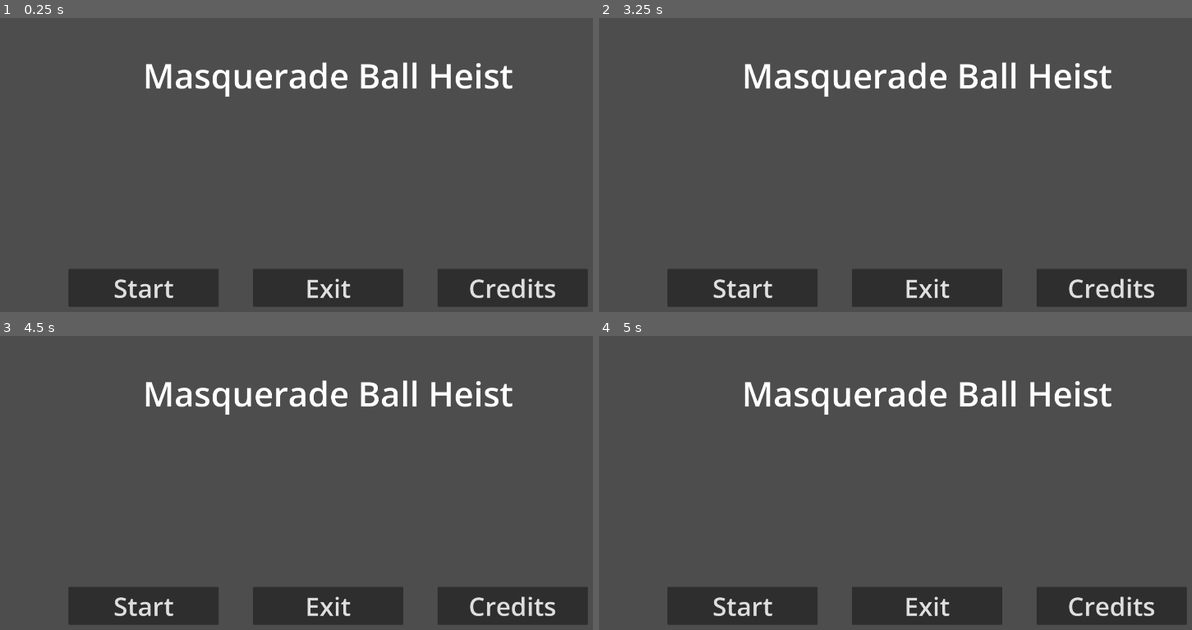
Above: before the commit, frames 1-4 (two rows, left to right).
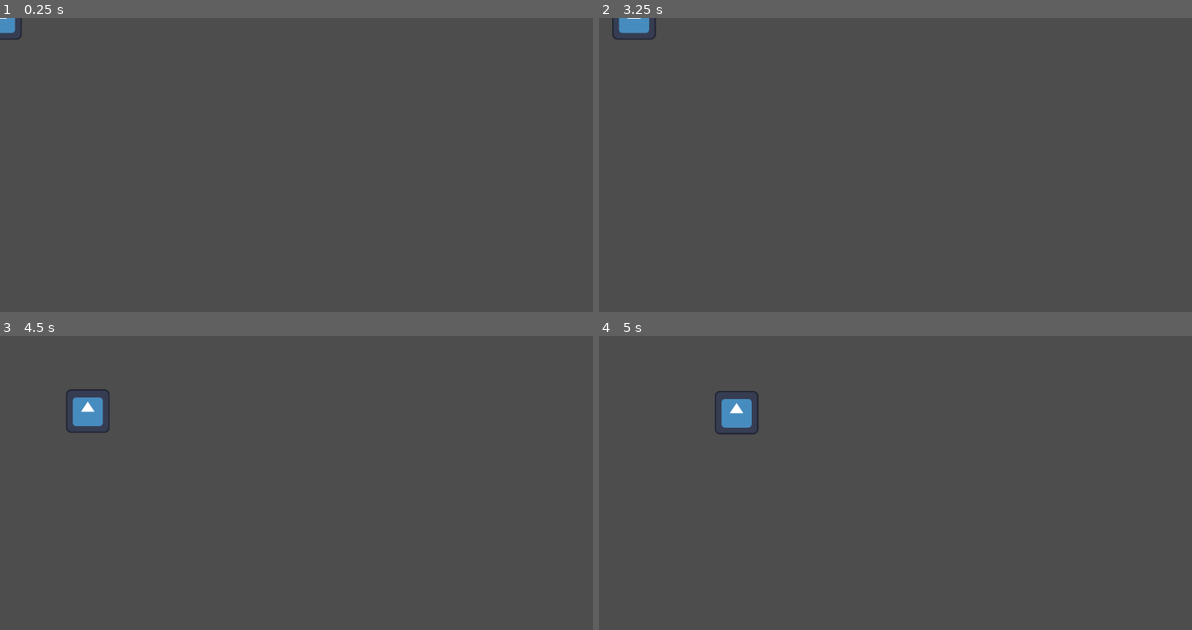
Above: after the commit, the same moments.

Repository: kscd/masquerade-ball-heist
Game: Godot game, scene res://scenes/main.tscn
Same seed, same stepped clock (60 frames per second), same inputs: the game is played once before the commit and once after it. Before the commit the project starts from res://scenes/main_menu/main.tscn. The engine's default icon, where the game draws it, is replaced by a stand-in: a white triangle on a blue panel in a dark square.
Inputs (mouse positions are in pixels of both pictures, inside the frame that each line leads up to):
- Up to frame 1 (0.25 s): no input
- Up to frame 2 (3.25 s): click (741, 288) at 0.5 s, where only the run before the commit has a clickable "Start"; click (741, 288) at 1.25 s, where only the run before the commit has a clickable "Start"; click (1108, 288) at 2 s, where only the run before the commit has a clickable "Credits"; move the mouse to (1073, 182) at 2.77 s; hold D (right) from 2.78 s (still down); click (1073, 182) at 2.92 s
- Up to frame 3 (4.5 s): move the mouse to (195, 538) at 3.52 s; release D (right) at 3.53 s; hold S (down) 3.53-4.28 s; move the mouse to (391, 438) at 4.27 s; hold D (right) from 4.28 s (still down)
- Up to frame 4 (5 s): keep holding D (right)

The runs differ from the first frame. In frame 1, 12% of the frame differs, in the area x 0-100%, y 0-99%; in frame 2, 12%; in frame 3, 12%, in the area x 11-100%, y 15-99%; in frame 4, 12%.

Commit message:
feat: rename and spearte test scene

Diff:
--- a/project.godot
+++ b/project.godot
@@ -24,6 +24,10 @@
 window/size/viewport_width=1920
 window/size/viewport_height=1080
 window/size/resizable=false
+
+[global_group]
+
+player="Group for playable characters"
 
 [input]
 
--- a/scenes/cursor.tscn
+++ b/scenes/hunter.tscn
@@ -1,6 +1,6 @@
 [gd_scene format=3 uid="uid://fgnq6frat0i3"]
 
-[ext_resource type="Script" uid="uid://ba70pn5axhi37" path="res://scripts/cursor-input.gd" id="1_1eco6"]
+[ext_resource type="Script" uid="uid://ba70pn5axhi37" path="res://scripts/seeker_controller.gd" id="1_1eco6"]
 
 [node name="Node2D" type="Node2D" unique_id=1225841198]
 script = ExtResource("1_1eco6")
--- /dev/null
+++ b/scenes/hunter_test.tscn
@@ -0,0 +1,10 @@
+[gd_scene format=3 uid="uid://brlp4h2vd5rjh"]
+
+[ext_resource type="PackedScene" uid="uid://fgnq6frat0i3" path="res://scenes/hunter.tscn" id="1_cqfk7"]
+[ext_resource type="PackedScene" uid="uid://c30c6v3tnaph1" path="res://scenes/player.tscn" id="2_jbkkj"]
+
+[node name="HunterTest" type="Node2D" unique_id=202520878]
+
+[node name="Node2D" parent="." unique_id=1225841198 instance=ExtResource("1_cqfk7")]
+
+[node name="Player" parent="." unique_id=637585576 instance=ExtResource("2_jbkkj")]
--- /dev/null
+++ b/scenes/main.tscn
@@ -0,0 +1,10 @@
+[gd_scene format=3 uid="uid://b7fhtexecjr7h"]
+
+[ext_resource type="PackedScene" uid="uid://c30c6v3tnaph1" path="res://scenes/player.tscn" id="1_o5qli"]
+[ext_resource type="PackedScene" uid="uid://fgnq6frat0i3" path="res://scenes/hunter.tscn" id="2_0wfyh"]
+
+[node name="Main" type="Node2D" unique_id=63234984]
+
+[node name="Player" parent="." unique_id=1129632678 instance=ExtResource("1_o5qli")]
+
+[node name="Cursor" parent="." unique_id=105940319 instance=ExtResource("2_0wfyh")]
--- a/scenes/player.tscn
+++ b/scenes/player.tscn
@@ -7,7 +7,7 @@
 [sub_resource type="RectangleShape2D" id="RectangleShape2D_dqkch"]
 size = Vector2(126, 126)
 
-[node name="Player" type="CharacterBody2D" unique_id=637585576]
+[node name="Player" type="CharacterBody2D" unique_id=637585576 groups=["Player"]]
 script = ExtResource("1_g2els")
 
 [node name="CollisionShape2D" type="CollisionShape2D" parent="." unique_id=1395806930]
--- a/scripts/gamesstate.gd
+++ b/scripts/game_state.gd
@@ -9,6 +9,8 @@
 # 	print("Handle click in state")
 
 func _on_cursor_mouse_event(hit):
+	if hit.is_in_group("player"):
+		print("Hit player")
 	print("HIT 📍 ", hit)
 
 # Called every frame. 'delta' is the elapsed time since the previous frame.
Renamed: scripts/gamesstate.gd.uid -> scripts/game_state.gd.uid
Renamed: scripts/cursor-input.gd -> scripts/seeker_controller.gd
Renamed: scripts/cursor-input.gd.uid -> scripts/seeker_controller.gd.uid
